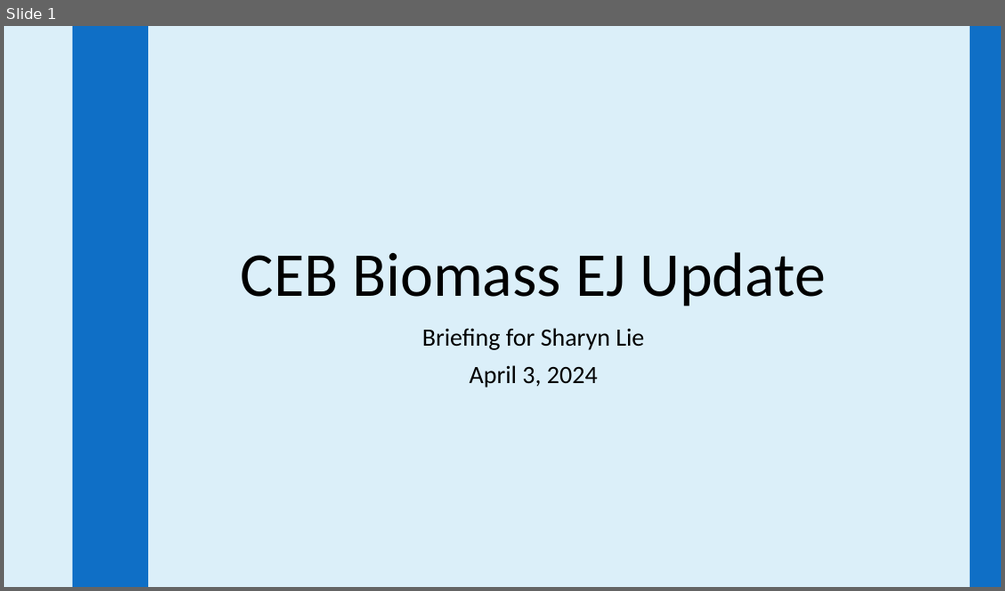
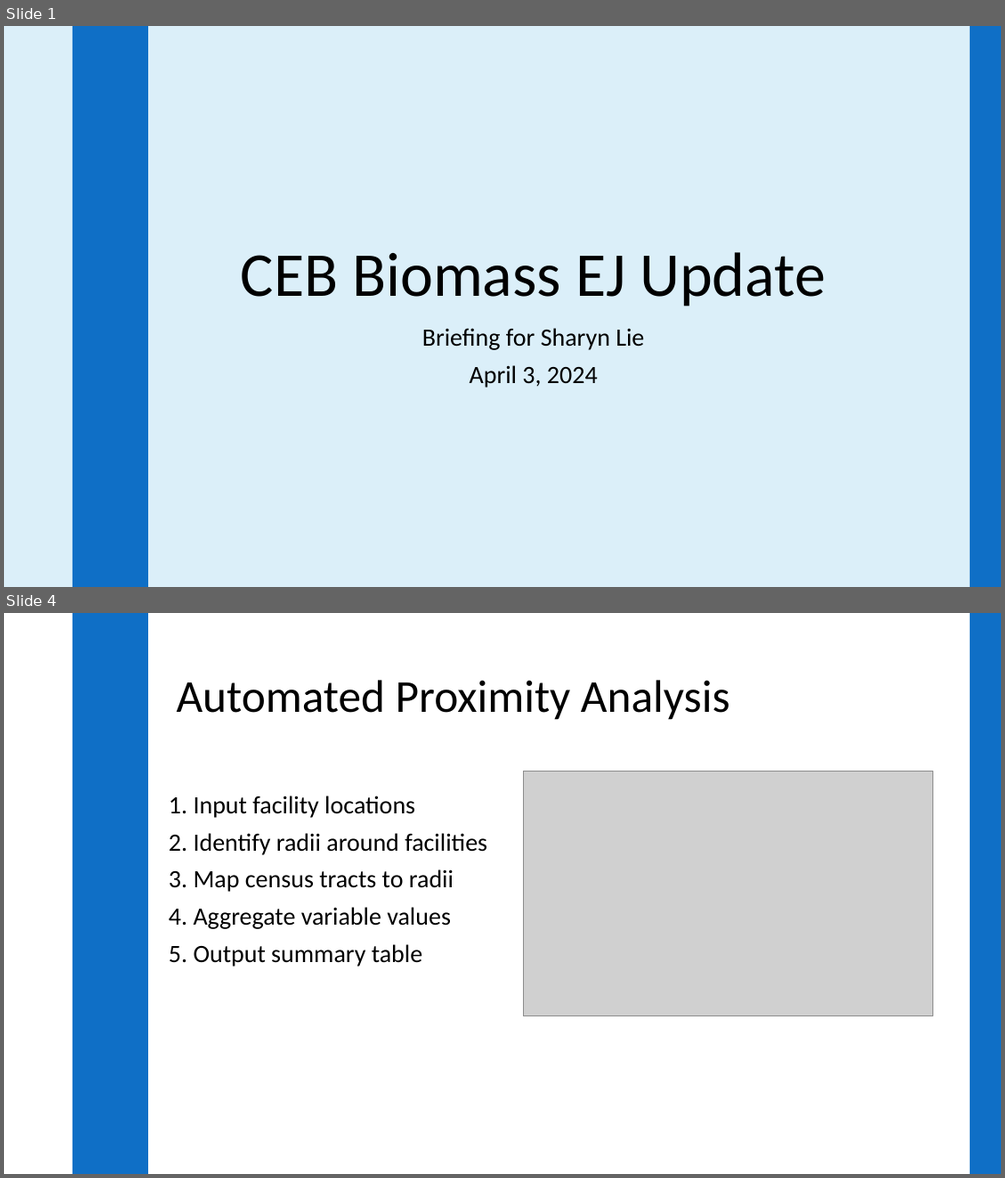
Before and after one commit to jaredcreason/Biomass, a slide deck: presentations/biomass_ej_briefing.pptx. Shown one above the other, each under a label of ours: slide 1 before the commit, slides 1 and 4 after it; the slides between them are not shown. The pictures are 1005x591 and 1005x1178 pixels, drawn with LibreOffice and Linux fonts; fonts in the diff are those of the drawing; grey boxes stand for pictures; background and template pictures are left out. Boxes give left, top, right and bottom in pixels: in the first picture for what was removed or moved away, otherwise in the second. Text is boxed around its words. In the diff, an @@ line names an element or a change of style, - is before the commit and + after.

```diff
--- a/presentations/biomass_ej_briefing.pptx
+++ b/presentations/biomass_ej_briefing.pptx
@@ slide 4 added at (x1=4, y1=613, x2=1001, y2=1174), background #FFFFFF; not listed: 2 template elements that a slide beside it also shows @@
@@ title added at (x1=177, y1=680, x2=730, y2=720), 44 pt, text #000000 @@
+Automated Proximity Analysis
@@ picture added at (x1=523, y1=771, x2=933, y2=1016) @@
@@ text added at (x1=169, y1=795, x2=487, y2=966), 24 pt, text #000000 @@
+1. Input facility locations
+2. Identify radii around facilities
+3. Map census tracts to radii
+4. Aggregate variable values
+5. Output summary table
```
Also in this commit, not shown: 2 slides changed, 3 other slides added, 4 slides removed, 10 other files.
